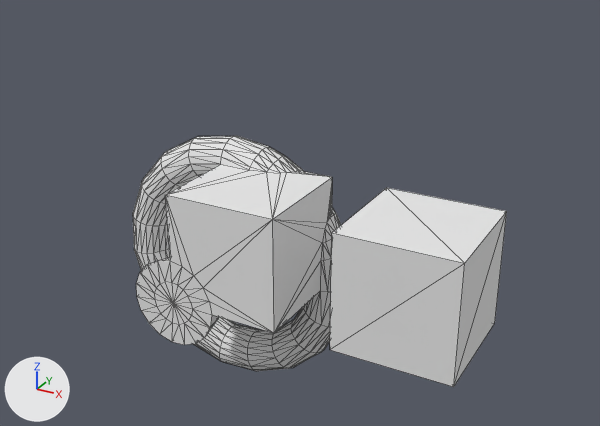
The OBJ model frontend/public/example.obj: old version first, new version second.
Before and after are seen from a camera (50 mm lens) standing at (39.4, -59.1, 35.6) and looking at (6.9, -0.1, 6.1). Lighting does not change. The marker at lower left points along +X, +Y and +Z. Mesh edges are drawn as thin lines. Where no turn or scale is listed for an object, it has been applied to the vertices.

In view in the first picture: 'Box001', 'Fusion'.
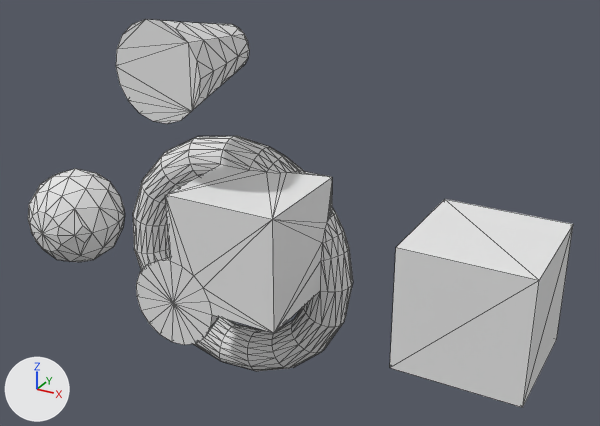
Commit message: frontend: updated example.obj model

Patch to the scene script:
```diff
--- a/frontend/public/example.obj.py
+++ b/frontend/public/example.obj.py
@@ me_box001 @@
 me_box001.from_pydata(...)  # 8 vertices, 12 faces; spans x 15.0..25.0, y -10.0..0.0, z 0.0..10.0
 # used by ob_box001; location = (0.0, 0.0, 0.0)
+# me_box001 part 1: the whole mesh is moved by (5.0, 0.0, 0.0)
 me_box001.materials.append(mat_color_cccccc)
@@ me_fusion @@
 # used by ob_fusion; location = (0.0, 0.0, 0.0)
-me_fusion.from_pydata(...)  # 528 vertices, 1056 faces; spans x -11.9..12.0, y -10.0..5.0, z -11.9..12.0
+me_fusion.from_pydata(...)  # 509 vertices, 1018 faces; spans x -11.9..12.0, y -10.0..5.0, z -11.9..12.0
+# me_fusion part 2
+# 19 vertices are removed from x -2.0..2.0, y -10.0, z -2.0..2.0
+# 57 faces are deleted
+# 19 new faces join them
+# me_fusion part 3
+# 16 faces are deleted
+# 16 new faces join them
 me_fusion.materials.append(mat_color_cccccc)
@@ me_sphere001 @@
+me_sphere001.from_pydata(...)  # 85 vertices, 166 faces; spans x -24.87..-15.08, y -5.0..5.0, z -4.84..4.84
+me_sphere001.materials.append(mat_color_cccccc)  # white #e7e7e7
@@ me_cone001 @@
+me_cone001.from_pydata(...)  # 63 vertices, 122 faces; spans x -4.0..4.0, y -10.0..0.0, z 16.06..23.94
+me_cone001.materials.append(mat_color_cccccc)  # white #e7e7e7
@@ ob_sphere001 @@
+ob_sphere001 = bpy.data.objects.new('Sphere001', me_sphere001)
+ob_sphere001.location = (0.0, 0.0, 0.0)
@@ ob_cone001 @@
+ob_cone001 = bpy.data.objects.new('Cone001', me_cone001)
+ob_cone001.location = (0.0, 0.0, 0.0)
```

Where the change shows, as pixel boxes [x1, y1, x2, y2] in the pictures (600 x 426 px; the box of a moved part takes in the faces that stretch with it):
'Fusion', reshaped
    before: [133, 136, 341, 371]
    after: [133, 136, 353, 371]
'Box001', mesh moved
    before: [330, 188, 507, 387]
    after: [390, 199, 573, 407]
'Cone001', added
    after: [116, 19, 249, 124]
'Sphere001', added
    after: [28, 169, 125, 262]
part 2 of me_fusion, cut back
    both: [136, 260, 212, 345]
part 3 of me_fusion, moved or reshaped
    both: [189, 136, 269, 157]
